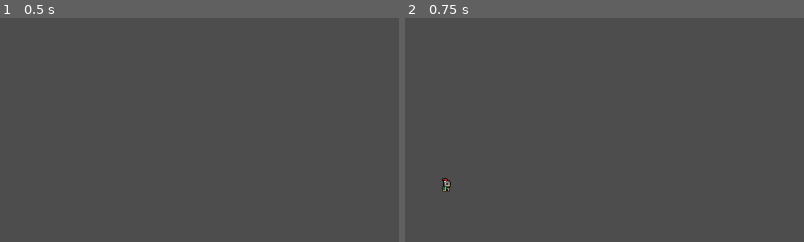
Above: before the commit, frames 1-2 (left to right).
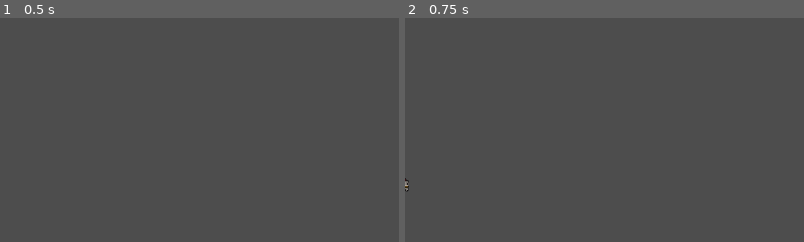
Above: after the commit, the same moments.

Repository: Haezed/Slingshot-Game
Game: Godot game, scene res://Scenes/player.tscn
Same seed, same stepped clock (60 frames per second), same inputs: the game is played once before the commit and once after it. The project has no main scene, so this scene is started directly.
Inputs:
- Up to frame 1 (0.5 s): no input
- Up to frame 2 (0.75 s): tap Enter (ui_accept) at 0.5 s; hold Right (ui_right) from 0.53 s (still down); hold Enter (ui_accept) from 0.53 s (still down)
The pictures show only the part of the screen within x 0-50%, y 50-100%; the shares and areas given below are measured in that part.

Frame 1 is identical in both runs. In frame 2, 0.2% of the frame differs, in the area x 0-12%, y 71-78%.

Commit message:
FEAT - Reduce run speed and aerial drift, add WASD controls

Diff:
--- a/Scripts/player.gd
+++ b/Scripts/player.gd
@@ -3,45 +3,52 @@
 ## Player movement script
 
 # Movement speed
-@export var speed = 300
+@export var speed = 150
 
-# Initial jump force
-@export var jump_force = 500
+# Aerial drift speed
+@export var air_strafe_speed = 50
 
-# Maximum jump height
-@export var max_jump_height = 1000
+# Minimum jump force
+@export var min_jump_force = 500
 
-# Time it takes to reach max jump height
-@export var max_jump_time = 0.4
+# Maximum jump force
+@export var max_jump_force = 1000
+
+# Time it takes to reach max jump force (in seconds)
+@export var charge_time = 1.0
 
 # Gravity
 @export var gravity = 2000
 
-var jump_time = 0
-var is_jumping = false
+var jump_charge = 0.0
+var is_charging = false
 
 func _physics_process(delta):
 	# Apply gravity
 	if not is_on_floor():
 		velocity.y += gravity * delta
 
-	# Handle jump
-	if Input.is_action_just_pressed("ui_accept") and is_on_floor():
-		is_jumping = true
-		jump_time = 0
-		velocity.y = -jump_force
+	# Handle jump charging
+	if Input.is_action_pressed("move_jump") and is_on_floor():
+		is_charging = true
+		jump_charge = min(jump_charge + (max_jump_force - min_jump_force) / charge_time * delta, max_jump_force)
 
-	if Input.is_action_pressed("ui_accept") and is_jumping:
-		if jump_time < max_jump_time:
-			velocity.y -= (max_jump_height / max_jump_time) * delta
-			jump_time += delta
-	else:
-		is_jumping = false
+	# Handle jump release
+	if Input.is_action_just_released("move_jump") and is_on_floor() and is_charging:
+		velocity.y = -jump_charge
+		jump_charge = 0.0
+		is_charging = false
 
 	# Get input direction
-	var direction = Input.get_axis("ui_left", "ui_right")
+	var direction = Input.get_axis("move_left", "move_right")
 
 	# Apply movement
-	velocity.x = direction * speed
+	if not is_charging:
+		if is_on_floor():
+			velocity.x = direction * speed
+		else:
+			velocity.x = lerp(velocity.x, direction * air_strafe_speed, 0.1)
+	else:
+		velocity.x = 0
 
 	move_and_slide()
